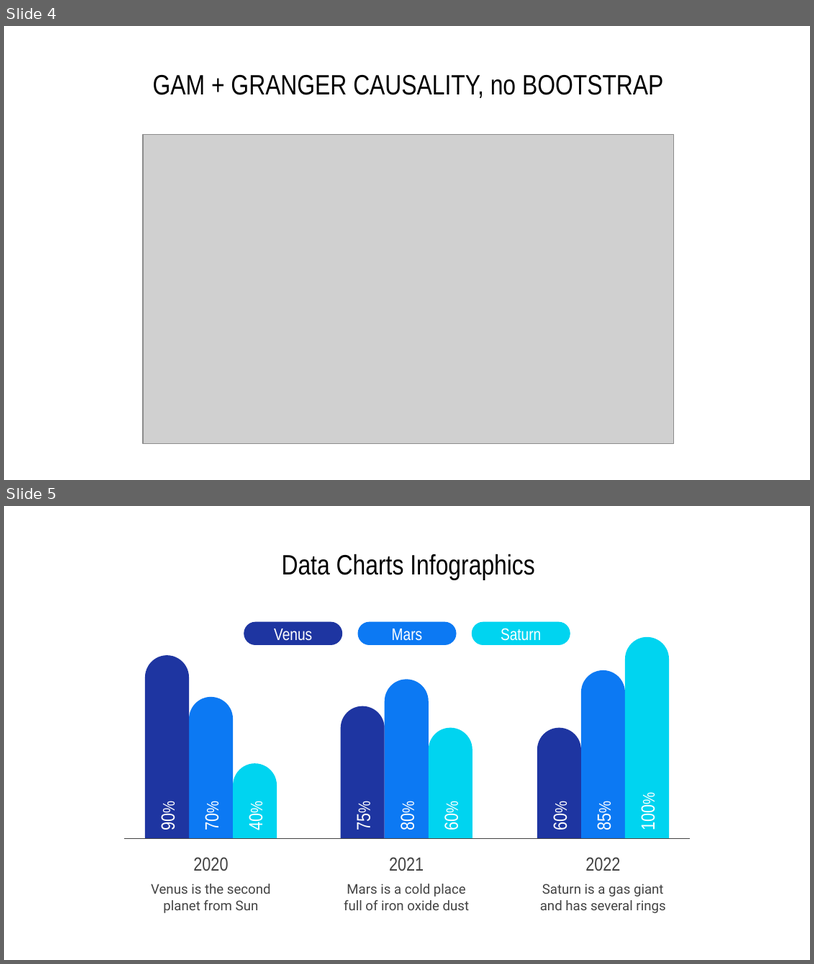
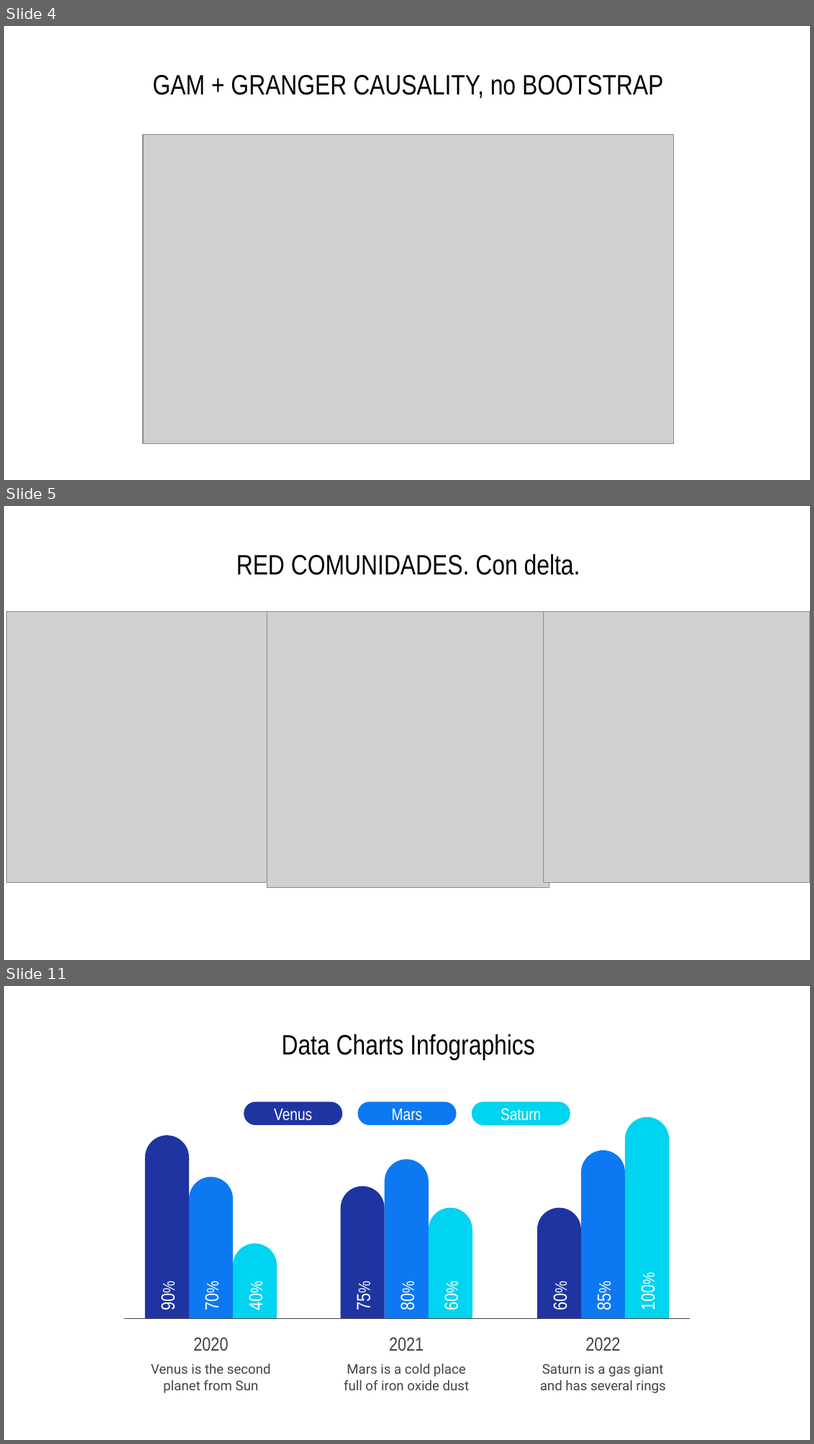
Before and after one commit to anacanoherranz/TFM, a slide deck: plots resumen resultados.pptx. Shown one above the other, each under a label of ours: slides 4 and 5 before the commit, slides 4, 5 and 11 after it; the slides between them are not shown. The pictures are 814x964 and 814x1444 pixels, drawn with LibreOffice and Linux fonts; fonts in the diff are those of the drawing; grey boxes stand for pictures. Boxes give left, top, right and bottom in pixels: in the first picture for what was removed or moved away, otherwise in the second. Text is boxed around its words. In the diff, an @@ line names an element or a change of style, - is before the commit and + after.

```diff
--- a/plots resumen resultados.pptx
+++ b/plots resumen resultados.pptx
@@ slide 5 added at (4, 506, 810, 960), background #FFFFFF @@
@@ title added at (237, 554, 581, 575), 25 pt, text #000000 @@
+RED COMUNIDADES. Con delta.
@@ picture added at (6, 612, 280, 883) @@
@@ picture added at (268, 612, 550, 888) @@
@@ picture added at (543, 612, 810, 883) @@
@@ what was slide 5 is now slide 11 @@
```
Also in this commit, not shown: 5 other slides added, 12 other files.
